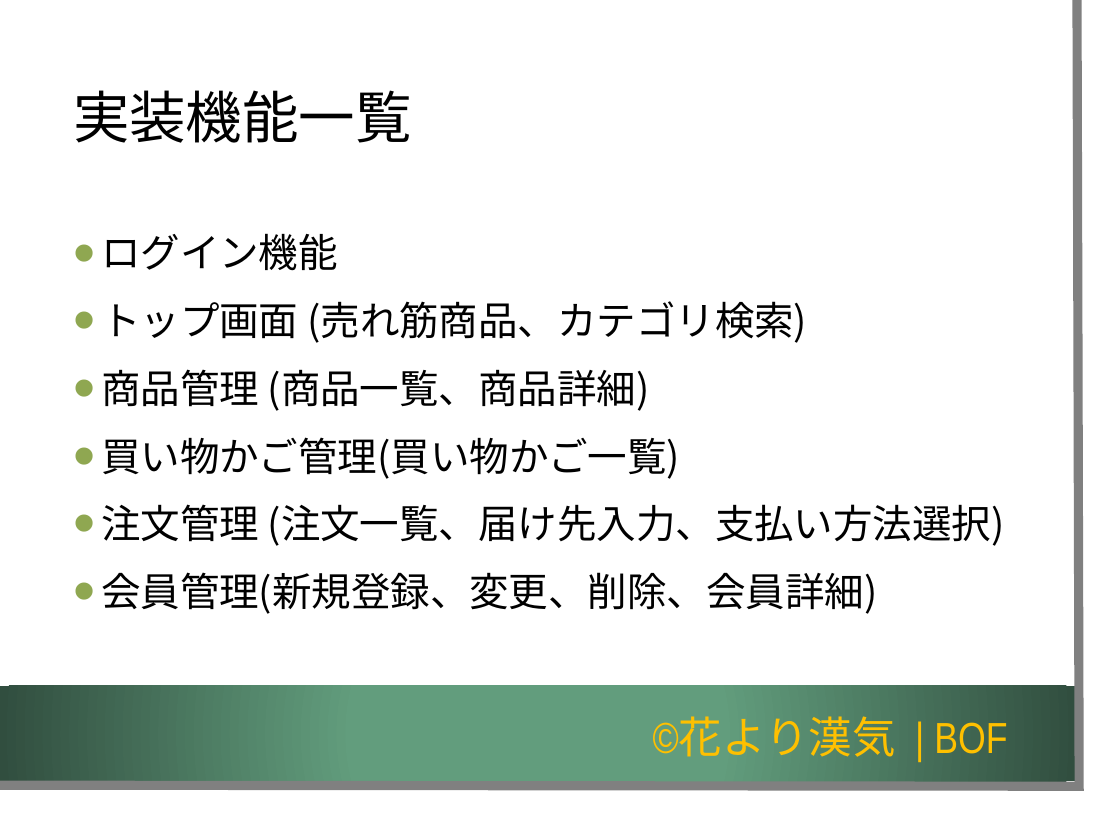
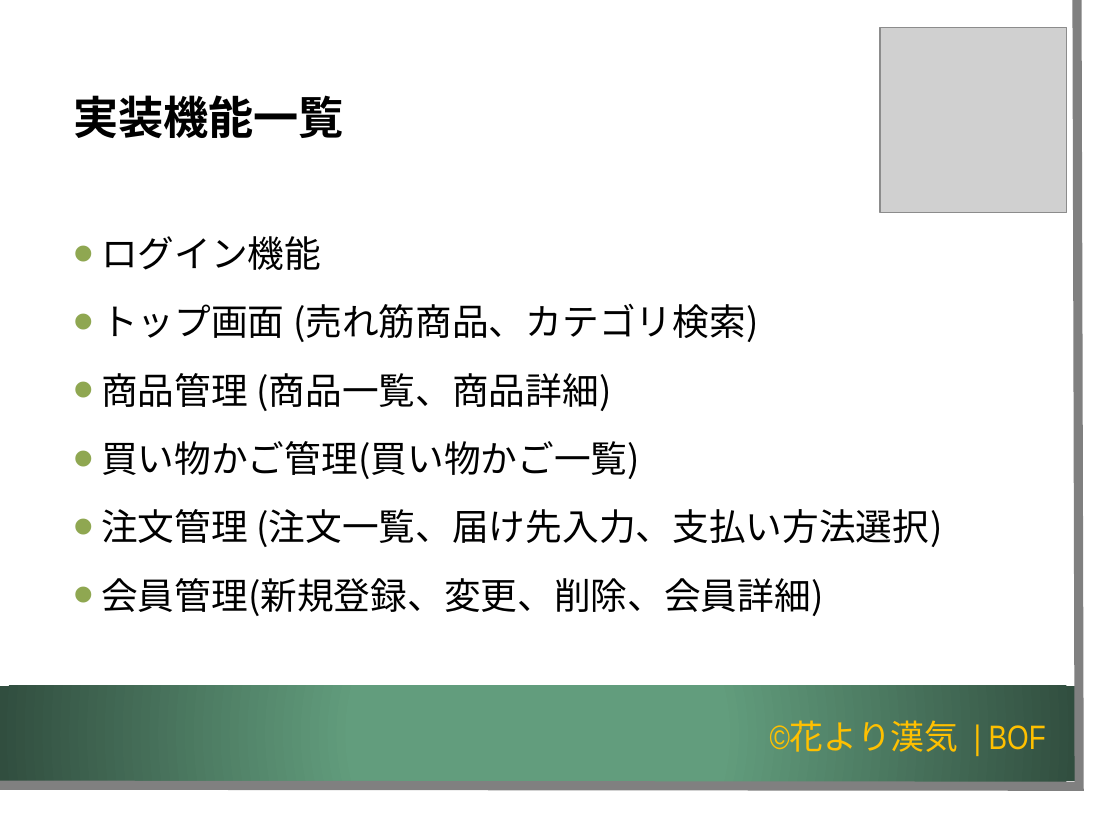
Before and after one commit to K-MIGTA/hanayoriRepo, a slide deck: slide 6 of 成果報告会_発表用スライド_チーム開発演習編集版_1.2.pptx. Drawn at 1120x840 pixels with LibreOffice and Linux fonts; fonts in the diff are those of the drawing; grey boxes stand for pictures; background and template pictures are left out. Boxes give left, top, right and bottom in pixels: in the first picture for what was removed or moved away, otherwise in the second. Text is boxed around its words. In the diff, an @@ line names an element or a change of style, - is before the commit and + after.

```diff
--- a/成果報告会_発表用スライド_チーム開発演習編集版_1.2.pptx
+++ b/成果報告会_発表用スライド_チーム開発演習編集版_1.2.pptx
@@ picture added at (x1=880, y1=27, x2=1067, y2=213) @@
@@ title "実装機能一覧" at (x1=73, y1=95, x2=344, y2=138): size 40 to 32 pt, font Arial to Noto Sans CJK JP, bold on @@
@@ text "ログイン機能" at (x1=101, y1=236, x2=942, y2=616): size 28 to 26 pt; line spacing 1.1 to 1.2 @@
@@ text "©花より漢気 | BOF" at (x1=770, y1=721, x2=1046, y2=752): size 30.9 to 24 pt @@
```
Also in this commit, not shown: 10 other slides changed, 22 slides added, 8 slides removed.
